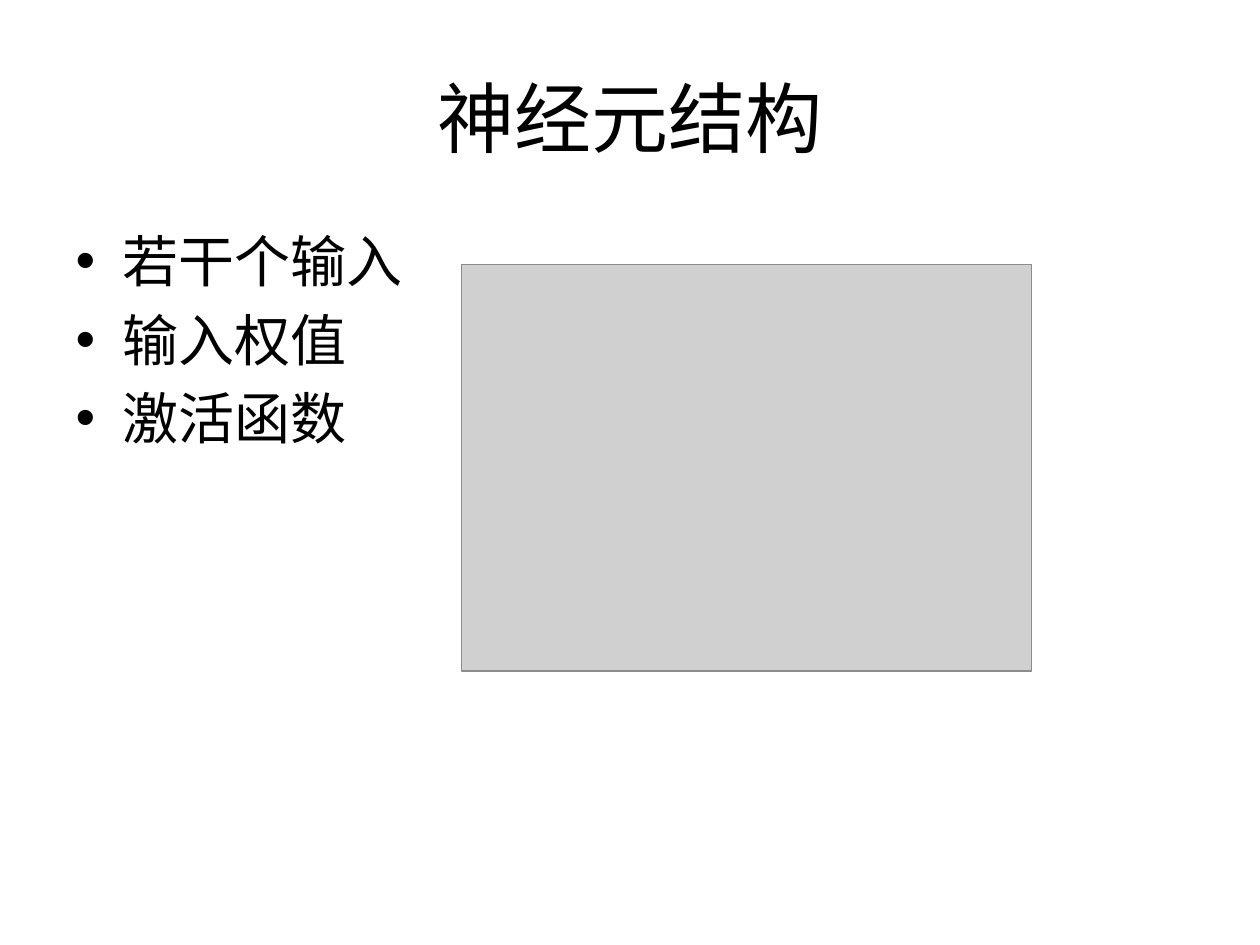
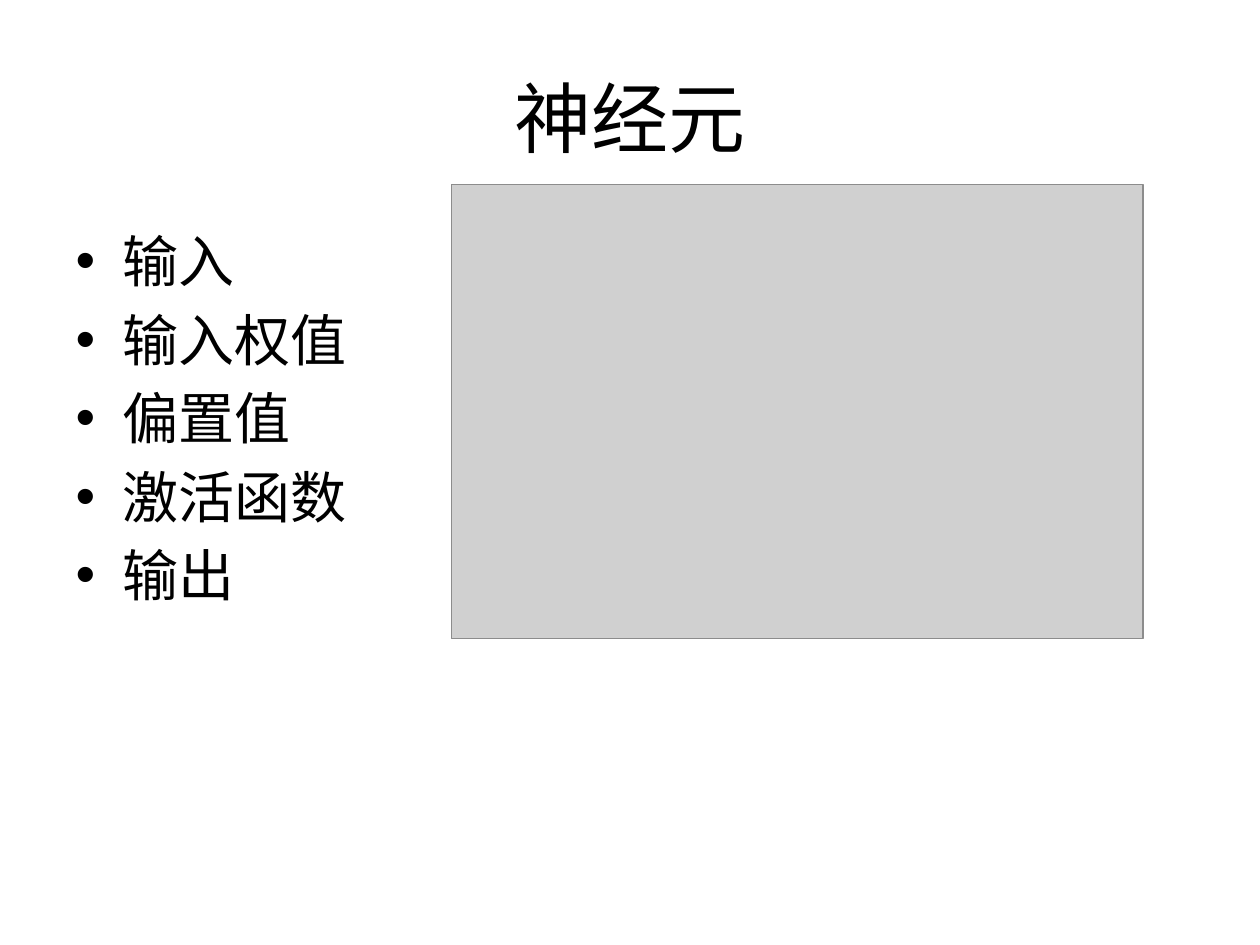
Before and after one commit to wangbin5/samples, a slide deck: slide 3 of docs/神经元网络.pptx. Drawn at 1260x945 pixels with LibreOffice and Linux fonts; fonts in the diff are those of the drawing; grey boxes stand for pictures. Boxes give left, top, right and bottom in pixels: in the first picture for what was removed or moved away, otherwise in the second. Text is boxed around its words. In the diff, an @@ line names an element or a change of style, - is before the commit and + after.

```diff
--- a/docs/神经元网络.pptx
+++ b/docs/神经元网络.pptx
@@ title at [514, 82, 745, 153]: text changed @@
-神经元结构
+神经元
@@ picture: place and size @@
-picture at [461, 265, 1032, 672]
+picture at [451, 185, 1143, 639]
@@ text at [123, 235, 235, 287]: text changed @@
-• 若干个输入
+• 输入
@@ text at [123, 392, 291, 444]: paragraph added @@
+• 偏置值
@@ text at [123, 549, 235, 601]: paragraph added @@
+• 输出
```
Also in this commit, not shown: 2 other slides changed, 19 other files.
